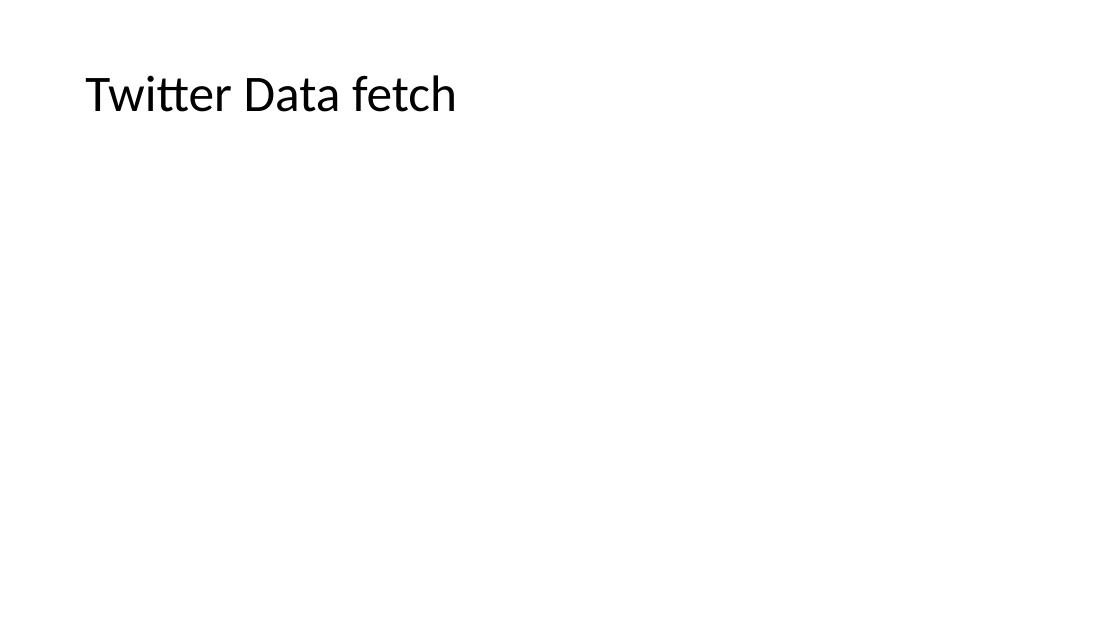
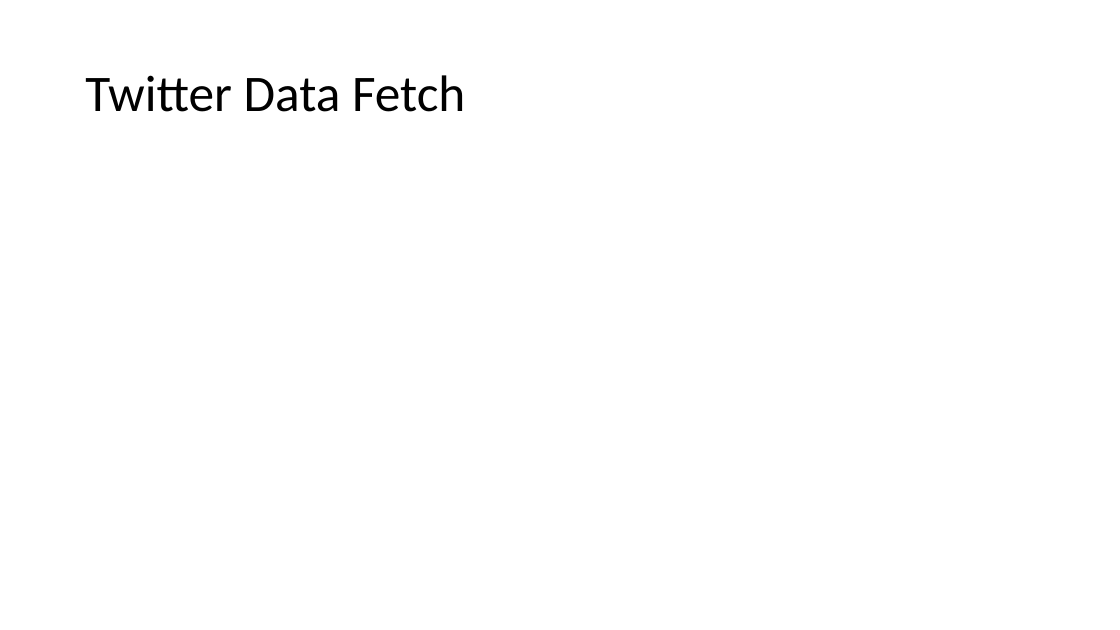
Before and after one commit to vivek18394/3rabizi-language-detection, a slide deck: slide 8 of Presentation/Arabizi Detection.pptx (slide 6 before the commit). Drawn at 1120x630 pixels with LibreOffice and Linux fonts; fonts in the diff are those of the drawing. Boxes give left, top, right and bottom in pixels: in the first picture for what was removed or moved away, otherwise in the second. Text is boxed around its words. In the diff, an @@ line names an element or a change of style, - is before the commit and + after.

```diff
--- a/Presentation/Arabizi Detection.pptx
+++ b/Presentation/Arabizi Detection.pptx
@@ title at bbox=[85, 75, 465, 112]: text changed @@
-Twitter Data fetch
+Twitter Data Fetch
```
Also in this commit, not shown: 1 other slide changed, 11 slides added, 1 slide removed.
